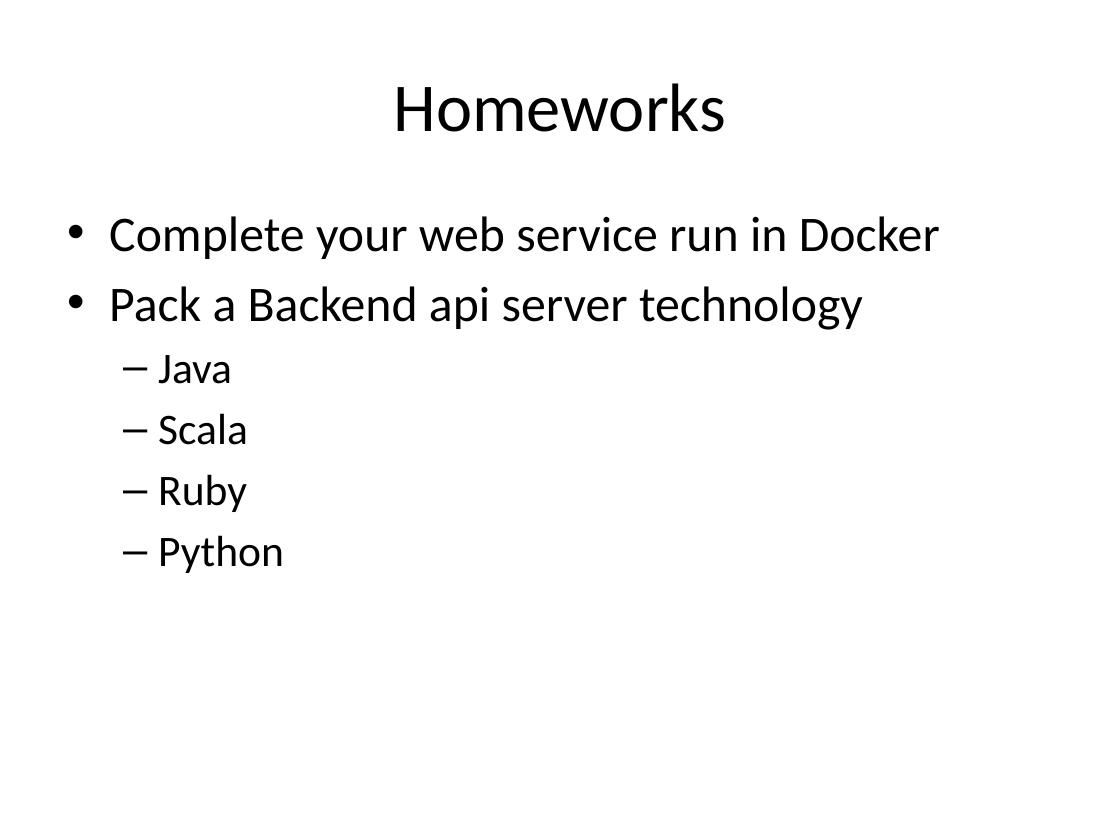
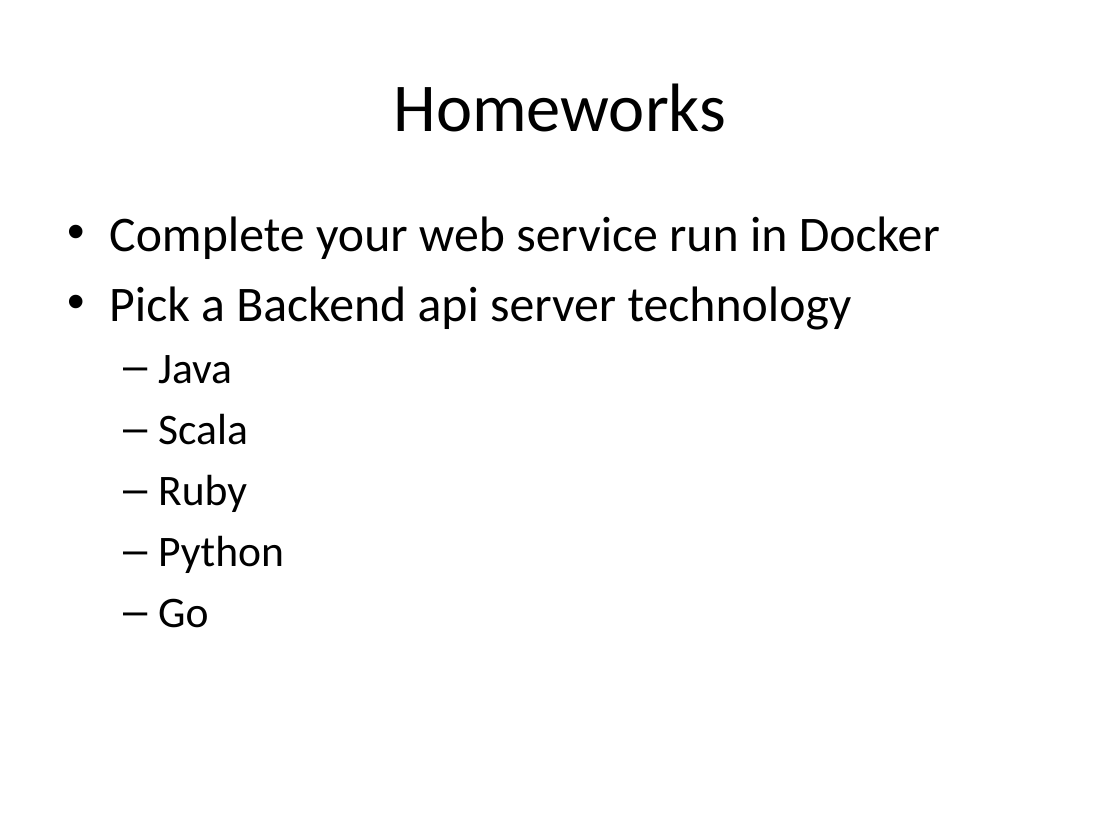
Before and after one commit to wrasdf/ddd-workshop, a slide deck: slide 8 of day-2/ddd-2.pptx (slide 9 before the commit). Drawn at 1120x840 pixels with LibreOffice and Linux fonts; fonts in the diff are those of the drawing. Boxes give left, top, right and bottom in pixels: in the first picture for what was removed or moved away, otherwise in the second. Text is boxed around its words. In the diff, an @@ line names an element or a change of style, - is before the commit and + after.

```diff
--- a/day-2/ddd-2.pptx
+++ b/day-2/ddd-2.pptx
@@ text at box(109, 286, 852, 330): text changed @@
-• Pack a Backend api server technology
+• Pick a Backend api server technology
@@ text at box(158, 598, 208, 628): paragraph added @@
+  – Go
```
Also in this commit, not shown: 4 other slides changed, 1 slide removed, 5 other files.
